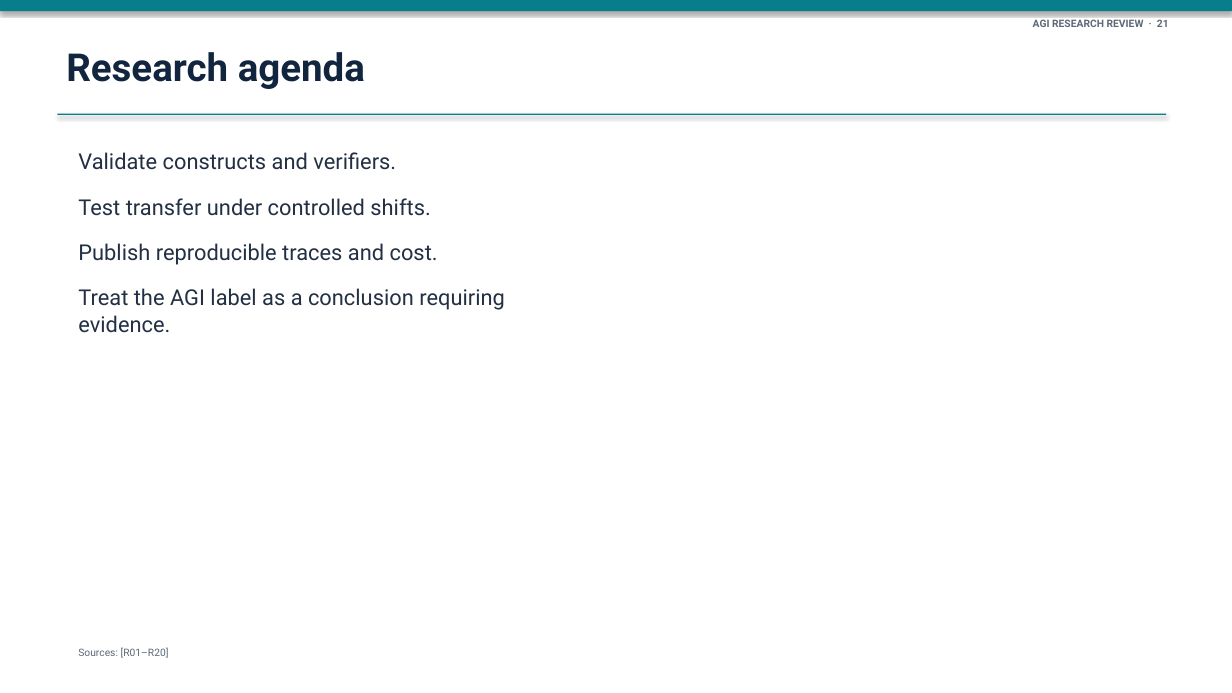
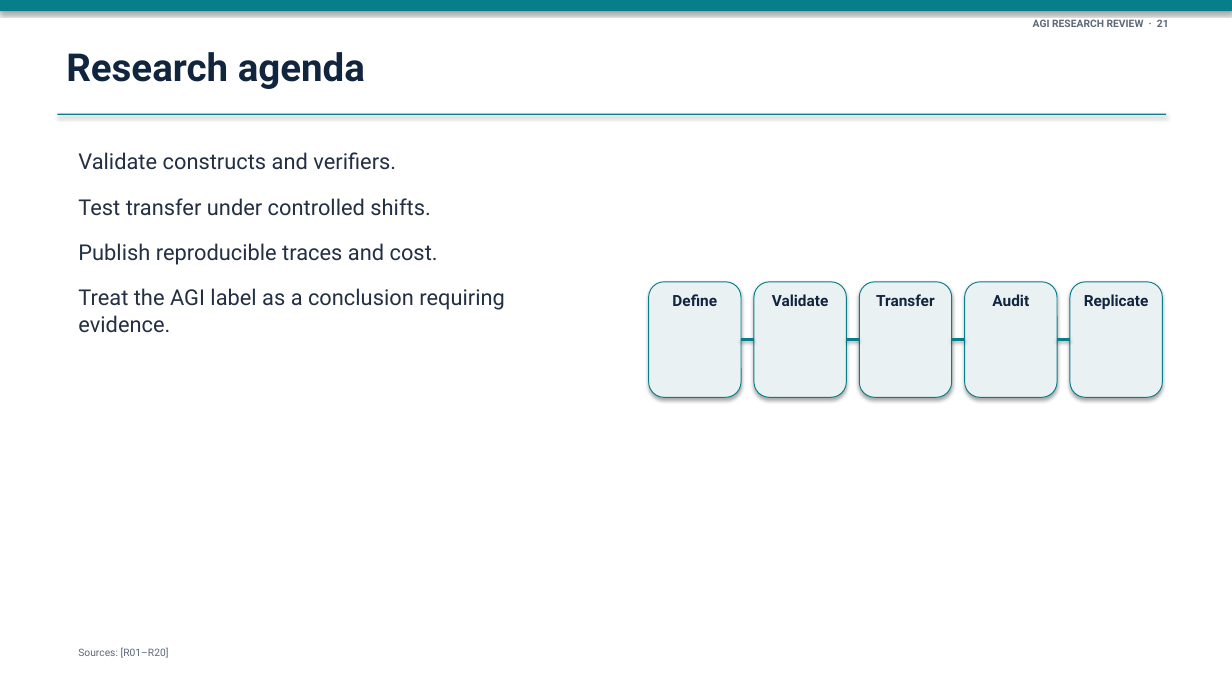
Before and after one commit to rashmiranjanaiet/AGI, a slide deck: slide 21 of site/downloads/AGI_Research_Review_2026.pptx. Drawn at 1232x693 pixels with LibreOffice and Linux fonts; fonts in the diff are those of the drawing. Boxes give left, top, right and bottom in pixels: in the first picture for what was removed or moved away, otherwise in the second. Text is boxed around its words. In the diff, an @@ line names an element or a change of style, - is before the commit and + after.

```diff
--- a/site/downloads/AGI_Research_Review_2026.pptx
+++ b/site/downloads/AGI_Research_Review_2026.pptx
@@ rounded rectangle added at [649,282,741,397], fill #EAF1F3, outline #087E8B 0.75 pt, 12 pt, text #12253F, bold @@
+Define
@@ rounded rectangle added at [754,282,847,397], fill #EAF1F3, outline #087E8B 0.75 pt, 12 pt, text #12253F, bold @@
+Validate
@@ rounded rectangle added at [860,282,952,397], fill #EAF1F3, outline #087E8B 0.75 pt, 12 pt, text #12253F, bold @@
+Transfer
@@ rounded rectangle added at [965,282,1057,397], fill #EAF1F3, outline #087E8B 0.75 pt, 12 pt, text #12253F, bold @@
+Audit
@@ rounded rectangle added at [1070,282,1163,397], fill #EAF1F3, outline #087E8B 0.75 pt, 12 pt, text #12253F, bold @@
+Replicate
@@ line added from (741, 339) to (754, 339), #087E8B 2 pt @@
@@ line added from (847, 339) to (860, 339), #087E8B 2 pt @@
@@ line added from (952, 339) to (965, 339), #087E8B 2 pt @@
@@ line added from (1057, 339) to (1070, 339), #087E8B 2 pt @@
```
Also in this commit, not shown: 6 other slides changed, 2 other files.
